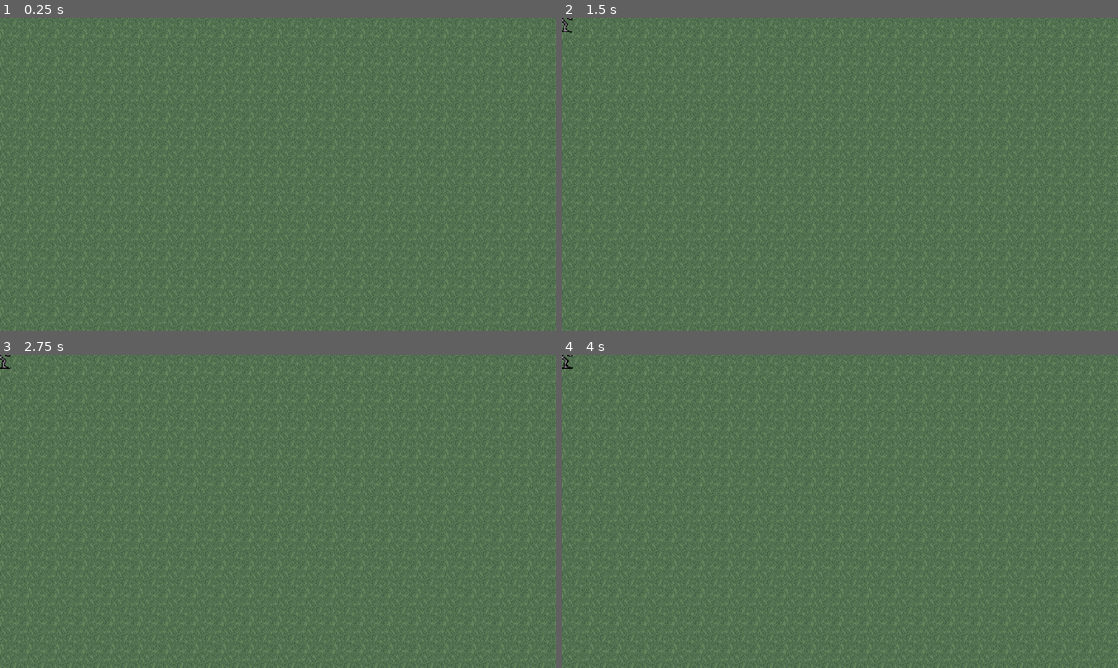
Above: before the commit, frames 1-4 (two rows, left to right).
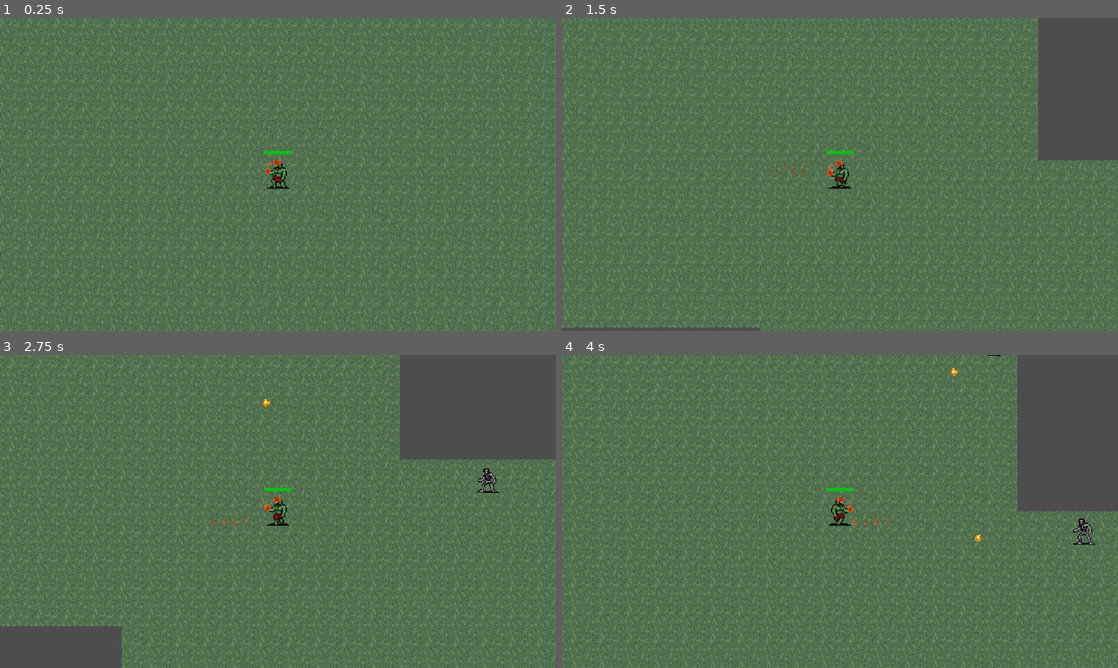
Above: after the commit, the same moments.

Repository: allanrrick/projeto-rogue
Game: Godot game, scene res://Scenes/scene.tscn
Same seed, same stepped clock (60 frames per second), same inputs: the game is played once before the commit and once after it.
Inputs:
- Up to frame 1 (0.25 s): no input
- Up to frame 2 (1.5 s): tap Enter at 0.5 s; hold D (right) 0.53-1.28 s; tap Shift (dash) at 0.6, 1.35 s; hold S (down) from 1.28 s (still down)
- Up to frame 3 (2.75 s): release S (down) at 2.03 s; hold D (right) from 2.03 s (still down); tap Shift (dash) at 2.1 s
- Up to frame 4 (4 s): release D (right) at 2.78 s; hold W (up) 2.78-3.53 s; tap Shift (dash) at 2.85, 3.6 s; hold A (left) from 3.53 s (still down)

The runs differ from the first frame. In frame 1, 10% of the frame differs, in the area x 0-100%, y 0-100%; in frame 2, 15%; in frame 3, 19%; in frame 4, 17%.
Error before the commit: Invalid access to property or key 'vida_maxima' on a base object of type 'null instance'. (res://Scenes/hud.gd:8)

Commit message:
fix: Corrige invalidez da cena do jogador

Diff:
--- a/Scenes/Player/player.tscn
+++ b/Scenes/Player/player.tscn
@@ -2,14 +2,12 @@
 
 [ext_resource type="Script" uid="uid://bfq7uai4w7g1g" path="res://Scenes/Player/player.gd" id="1_cvnsp"]
 [ext_resource type="Shader" uid="uid://drkprdve5vj8m" path="res://Assets/Shaders/hit_flash.gdshader" id="2_mtuoh"]
+[ext_resource type="Texture2D" uid="uid://bo815tilkj7r4" path="res://Assets/Player/char_sheet.png" id="2_xpcdj"]
 [ext_resource type="PackedScene" uid="uid://soxxpmjui745" path="res://Utility/hurt_box.tscn" id="3_6t5aa"]
 
 [sub_resource type="ShaderMaterial" id="ShaderMaterial_rt1x0"]
 shader = ExtResource("2_mtuoh")
 shader_parameter/active = false
-
-[ext_resource type="Texture2D" uid="uid://bo815tilkj7r4" path="res://Assets/Player/char_sheet.png" id="2_xpcdj"]
-[ext_resource type="PackedScene" uid="uid://soxxpmjui745" path="res://Utility/hurt_box.tscn" id="3_6t5aa"]
 
 [sub_resource type="AtlasTexture" id="AtlasTexture_mtuoh"]
 atlas = ExtResource("2_xpcdj")
@@ -33,7 +31,7 @@
 "duration": 1.0,
 "texture": SubResource("AtlasTexture_mtuoh")
 }],
-"loop": 1,
+"loop": true,
 "name": &"idle",
 "speed": 2.0
 }, {
@@ -47,7 +45,7 @@
 "duration": 1.0,
 "texture": SubResource("AtlasTexture_0u5uq")
 }],
-"loop": 1,
+"loop": true,
 "name": &"walk",
 "speed": 4.0
 }]
@@ -79,7 +77,7 @@
 
 [sub_resource type="Animation" id="Animation_dd0ac"]
 resource_name = "hitflash"
-length = 0.19999999999999998
+length = 0.2
 tracks/0/type = "value"
 tracks/0/imported = false
 tracks/0/enabled = true
